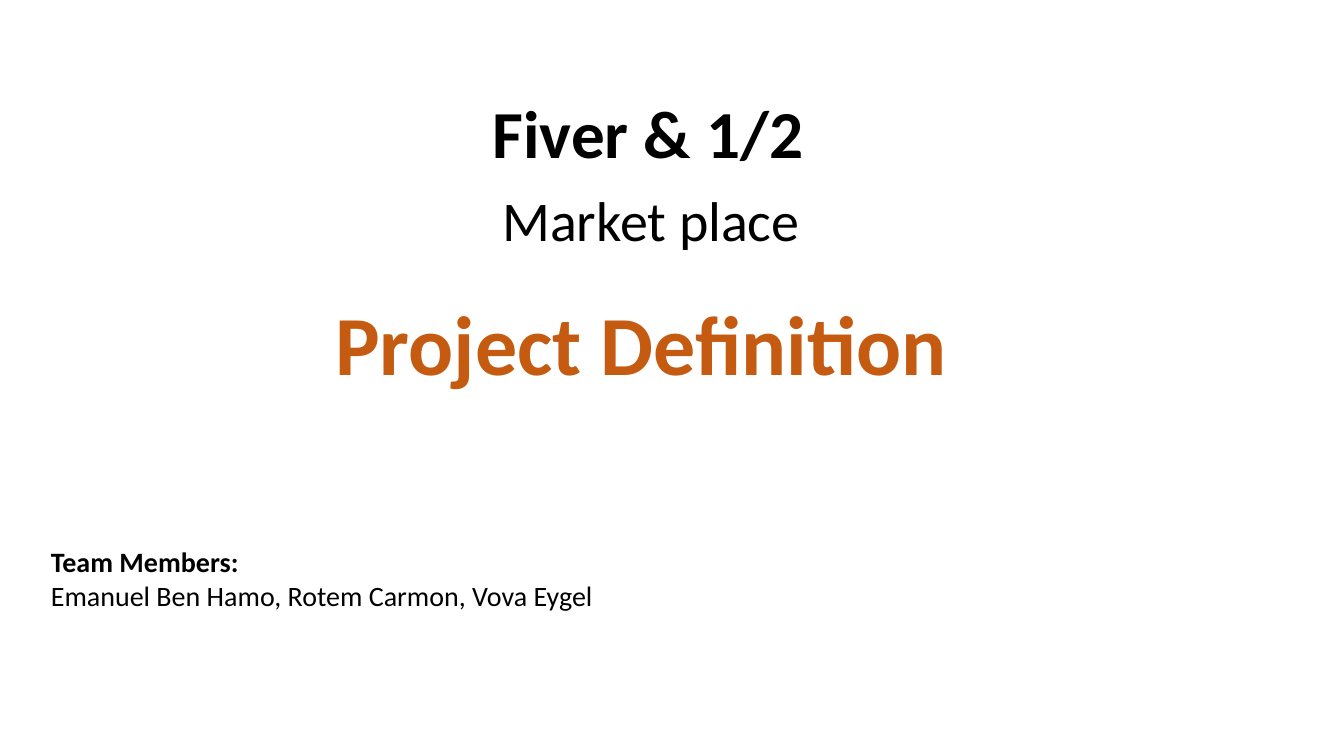
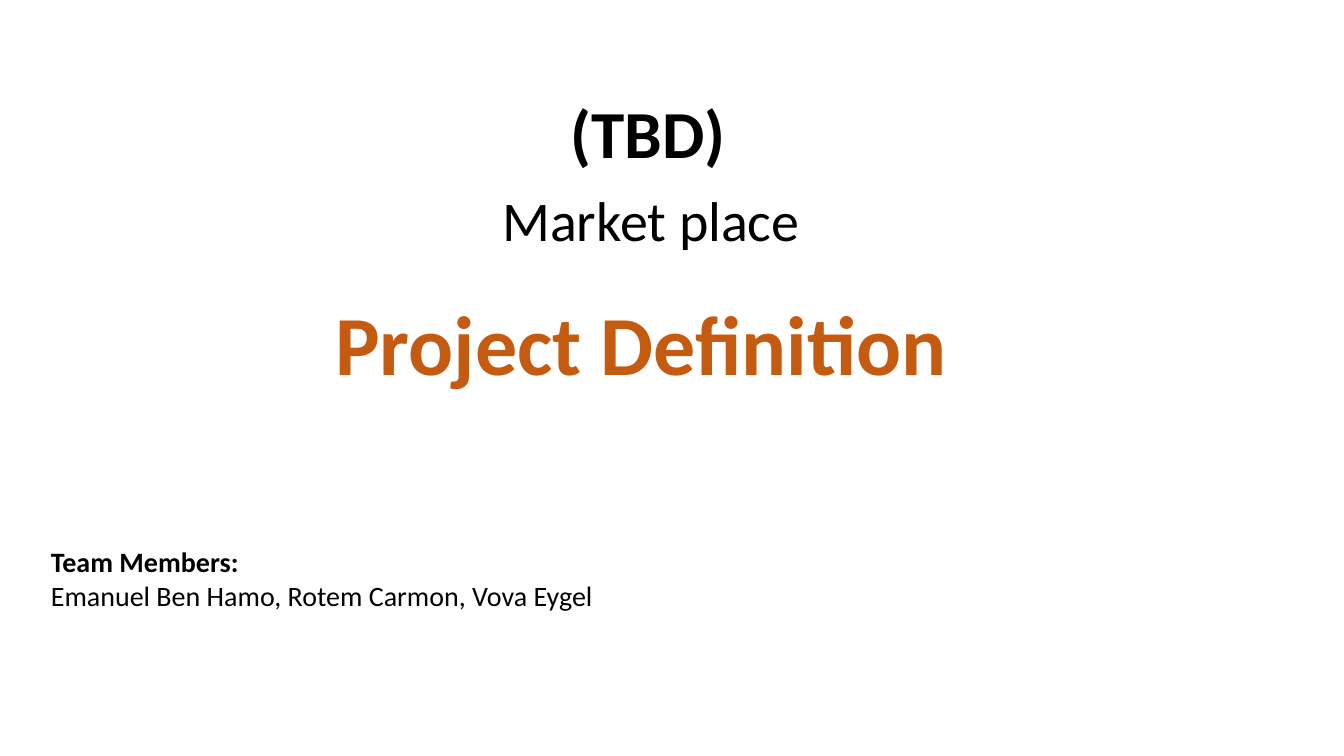
Before and after one commit to EmanuelBenHamo/Fiver-Final-Sprint, a slide deck: slide 1 of Product Definition Document Sample - Vybing - v1.5.pptx. Drawn at 1344x756 pixels with LibreOffice and Linux fonts; fonts in the diff are those of the drawing. Boxes give left, top, right and bottom in pixels: in the first picture for what was removed or moved away, otherwise in the second. Text is boxed around its words. In the diff, an @@ line names an element or a change of style, - is before the commit and + after.

```diff
--- a/Product Definition Document Sample - Vybing - v1.5.pptx
+++ b/Product Definition Document Sample - Vybing - v1.5.pptx
@@ text at box(571, 108, 726, 168): text changed @@
-Fiver & 1/2
+(TBD)
```
Also in this commit, not shown: 2 other slides changed, 17 slides added, 8 slides removed.
